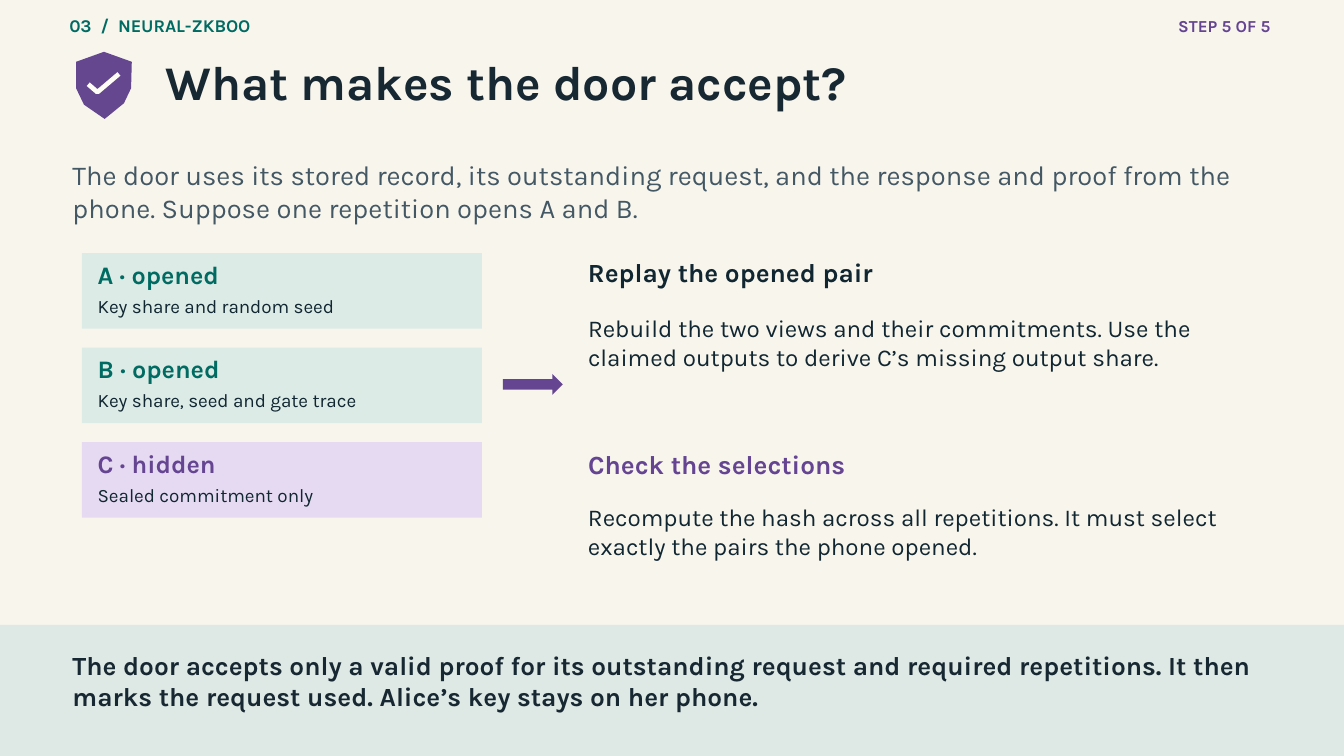
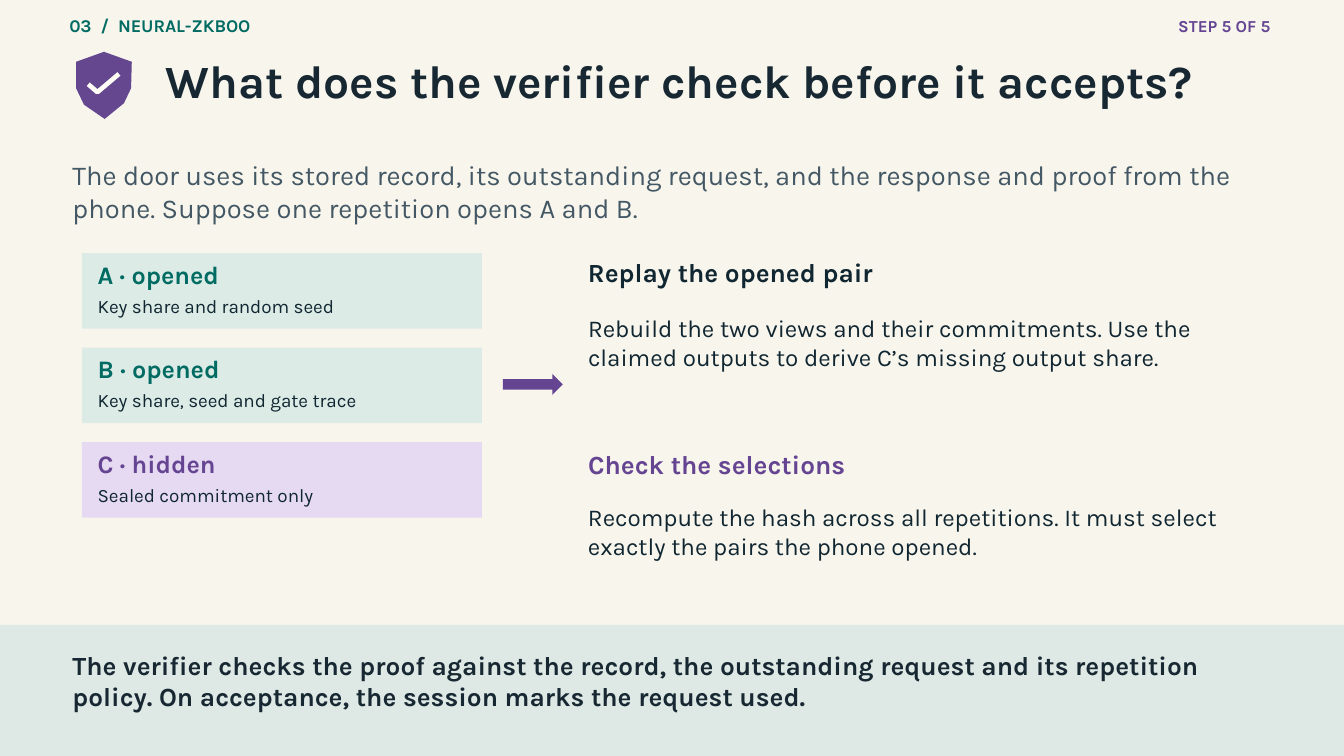
Before and after one commit to magnux/neural_cryptography, a slide deck: slide 16 of docs/presentation/neural-cryptography.pptx. Drawn at 1344x756 pixels with LibreOffice and Linux fonts; fonts in the diff are those of the drawing. Boxes give left, top, right and bottom in pixels: in the first picture for what was removed or moved away, otherwise in the second. Text is boxed around its words. In the diff, an @@ line names an element or a change of style, - is before the commit and + after.

```diff
--- a/docs/presentation/neural-cryptography.pptx
+++ b/docs/presentation/neural-cryptography.pptx
@@ text at (166,65,1193,109): text changed; size 34.5 to 33 pt @@
-What makes the door accept?
+What does the verifier check before it accepts?
@@ text at (72,656,1198,713): text changed @@
-The door accepts only a valid proof for its outstanding request and required repetitions. It then marks the request used. Alice’s key stays on her phone.
+The verifier checks the proof against the record, the outstanding request and its repetition policy. On acceptance, the session marks the request used.
```
Also in this commit, not shown: 27 other slides changed, 1 other file.
